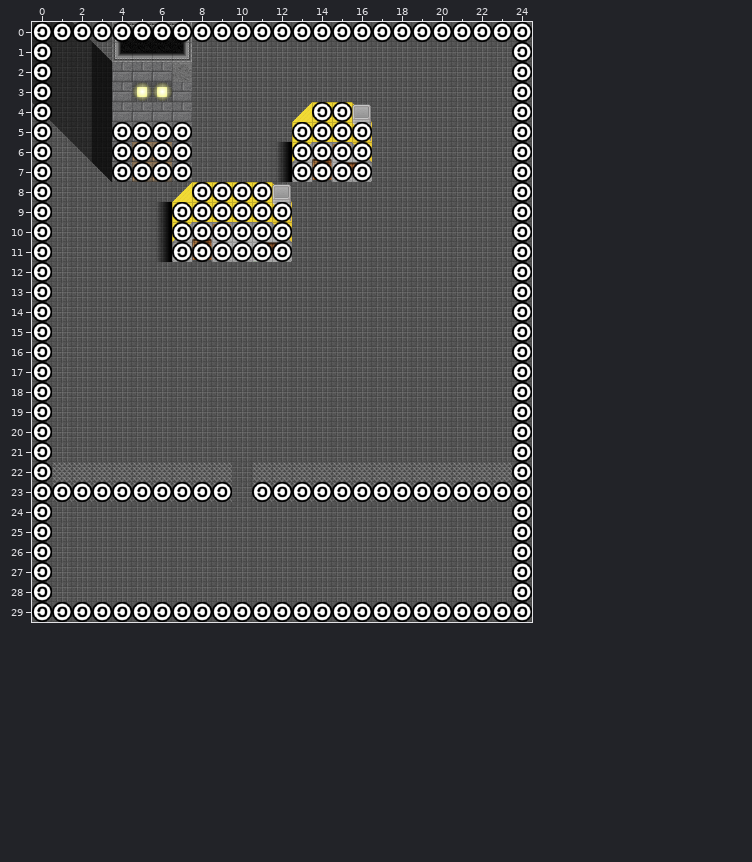
Tiled map, stored at data/village.tmx. Above is the file before it was changed.
Cells are 32x32 px. Shown: x 0..24, y 0..29.
And afterwards:
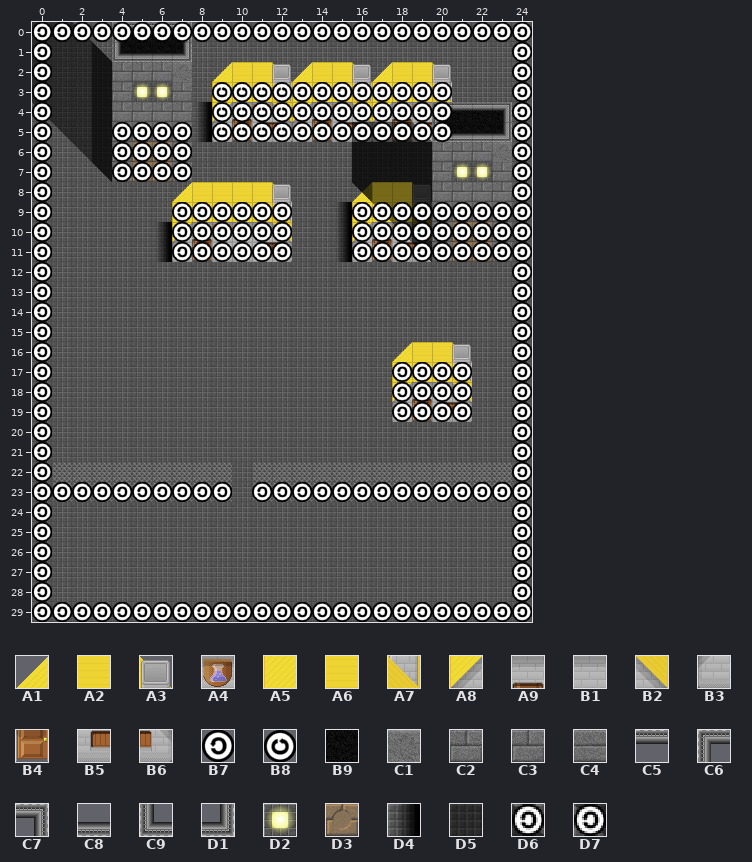
Key: from "Untitled": A1 435, A2 436, A3 438, A4 441, A5 450, A6 451, A7 453, A8 465, A9 466, B1 467, B2 468, B3 480 "solid", B4 481 "solid", B5 482 "solid", B6 483 "solid", B7 569 "solid", B8 569 turned 90 "solid"; from "futuristic": B9 37, C1 69, C2 76, C3 77, C4 82, C5 212, C6 213, C7 215, C8 219, C9 220, D1 222, D2 233, D3 272, D4 312, D5 313, D6 314, D7 315.
__ is an empty cell, .. an unchanged one.
Tiles of an added or newly shown layer are drawn over the layers below it.
See-through tiles are keyed as they look on the map.
Changes in this commit:
--- layer "city"
@@ x 9..20 @@
- 2 __ .. .. __ .. .. .. .. .. .. .. ..
- 3 __ __ __ __ __ __ __ __ __ __ __ __
- 4 __ __ __ __ A1 A2 A2 A3 __ __ __ ..
- 5 __ __ __ __ A5 A6 A6 A7 __ __ __ ..
- 6 .. .. .. .. A8 A9 A4 B2 .. .. .. ..
- 7 .. .. .. .. B3 B4 B5 B6 .. .. .. ..
+ 2 A1 .. .. A3 .. .. .. .. .. .. .. ..
+ 3 A5 A6 A6 A7 A5 A6 A6 A7 A5 A6 A6 A7
+ 4 A8 A9 A4 B2 A8 A9 A4 B2 A8 A9 A4 ..
+ 5 B3 B4 B5 B6 B3 B4 B5 B6 B3 B4 B5 ..
+ 6 .. .. .. .. __ __ __ __ .. .. .. ..
+ 7 .. .. .. .. __ __ __ __ .. .. .. ..
@@ x 16..23 @@
- 9 __ __ __ __ __ __ __ __
-10 __ __ __ __ __ __ __ __
-11 __ __ __ __ __ __ __ __
+ 9 A5 A6 A6 A7 C3 C3 C3 C3
+10 A8 A9 A4 B2 C3 D3 D3 C3
+11 B3 B4 B5 B6 C4 D3 D3 C4
@@ x 18..21 @@
-16 __ .. .. __
-17 __ __ __ __
-18 __ __ __ __
-19 __ __ __ __
+16 A1 .. .. A3
+17 A5 A6 A6 A7
+18 A8 A9 B1 B2
+19 B3 B4 B5 B6
--- layer "city_upper"
@@ x 9..12 @@
- 2 __ .. .. __
+ 2 A1 .. .. A3
@@ x 7..23 @@
- 4 .. .. .. .. .. .. .. .. .. .. .. .. .. __ __ __ __
- 5 .. .. .. .. .. .. .. .. .. .. .. .. .. __ __ __ __
- 6 .. .. .. .. .. .. .. .. .. .. .. .. .. __ __ __ __
- 7 .. .. .. .. .. .. .. .. .. .. .. .. .. __ .. .. __
- 8 __ __ __ __ __ .. .. .. .. .. .. .. .. __ __ __ __
+ 4 .. .. .. .. .. .. .. .. .. .. .. .. .. B9 B9 B9 B9
+ 5 .. .. .. .. .. .. .. .. .. .. .. .. .. B9 B9 B9 B9
+ 6 .. .. .. .. .. .. .. .. .. .. .. .. .. C2 C2 C2 C1
+ 7 .. .. .. .. .. .. .. .. .. .. .. .. .. C2 .. .. C2
+ 8 A1 A2 A2 A2 A2 .. .. .. .. .. .. .. .. C2 C2 C2 C2
--- layer "city_rooftop"
@@ x 9..20 @@
- 2 __ __ __ __ __ __ __ __ __ __ __ __
+ 2 A1 A2 A2 A3 A1 A2 A2 A3 A1 A2 A2 A3
@@ x 6..23 @@
- 4 .. .. __ .. .. .. .. .. .. .. .. .. .. .. __ __ __ __
- 5 .. .. __ .. .. .. .. .. .. .. .. .. .. .. __ __ __ __
- 6 .. .. .. .. .. .. D4 .. .. .. .. .. .. .. .. .. .. ..
- 7 .. .. .. .. .. .. D4 .. .. .. .. .. .. .. .. __ __ ..
- 8 .. .. .. .. .. .. .. .. .. .. __ __ __ __ .. .. .. ..
- 9 D4 .. .. .. .. .. .. .. .. __ .. .. .. __ .. .. .. ..
-10 .. .. .. .. .. .. .. .. .. __ .. .. .. __ .. .. .. ..
-11 .. .. .. .. .. .. .. .. .. __ .. .. .. __ .. .. .. ..
+ 4 .. .. D4 .. .. .. .. .. .. .. .. .. .. .. C6 C5 C5 C7
+ 5 .. .. D4 .. .. .. .. .. .. .. .. .. .. .. C9 C8 C8 D1
+ 6 .. .. .. .. .. .. __ .. .. .. .. .. .. .. .. .. .. ..
+ 7 .. .. .. .. .. .. __ .. .. .. .. .. .. .. .. D2 D2 ..
+ 8 .. .. .. .. .. .. .. .. .. .. A1 A2 A2 A3 .. .. .. ..
+ 9 __ .. .. .. .. .. .. .. .. D4 .. .. .. D5 .. .. .. ..
+10 .. .. .. .. .. .. .. .. .. D4 .. .. .. D5 .. .. .. ..
+11 .. .. .. .. .. .. .. .. .. D4 .. .. .. D7 .. .. .. ..
@@ x 18..21 @@
-16 __ __ __ __
+16 A1 A2 A2 A3
--- layer "shadow_Tallbuilding_right" (added)
@@ x 16..19 @@
- 5 __ __ __ __
- 6 __ __ __ __
- 7 __ __ __ __
- 8 __ __ __ __
- 9 .. __ __ __
-10 .. .. __ __
-11 .. .. .. __
+ 5 D5 D5 D5 D6
+ 6 D5 D5 D5 D5
+ 7 D5 D5 D5 D5
+ 8 D7 D5 D5 D5
+ 9 .. D7 D5 D5
+10 .. .. D7 D5
+11 .. .. .. D7
--- layer "shadow2_tallbuilding_right" (added)
@@ x 16..19 @@
- 6 __ __ __ __
- 7 __ __ __ __
- 8 __ .. .. __
+ 6 D5 D5 D5 D5
+ 7 D5 D5 D5 D5
+ 8 D7 .. .. D5
--- layer "collision"
@@ x 8..23 @@
- 3 .. __ __ __ __ __ __ __ __ __ __ __ __ .. .. ..
- 4 .. __ __ __ __ __ .. .. __ __ __ __ __ .. .. ..
- 5 .. __ __ __ __ .. .. .. .. __ __ __ __ .. .. ..
- 6 .. .. .. .. .. B7 B7 B7 B7 .. .. .. .. .. .. ..
- 7 .. .. .. .. .. B7 B7 B7 B7 .. .. .. .. .. .. ..
- 8 B7 B7 B7 B7 .. .. .. .. .. .. .. .. .. .. .. ..
- 9 .. .. .. .. .. .. .. .. __ __ __ __ __ __ __ __
-10 .. .. .. .. .. .. .. .. __ __ __ __ __ __ __ __
-11 .. .. .. .. .. .. .. .. __ __ __ __ __ __ __ __
+ 3 .. B8 B8 B8 B8 B7 B7 B7 B7 B7 B7 B7 B7 .. .. ..
+ 4 .. B8 B8 B8 B8 B7 .. .. B7 B7 B7 B7 B7 .. .. ..
+ 5 .. B8 B8 B8 B8 .. .. .. .. B7 B7 B7 B7 .. .. ..
+ 6 .. .. .. .. .. __ __ __ __ .. .. .. .. .. .. ..
+ 7 .. .. .. .. .. __ __ __ __ .. .. .. .. .. .. ..
+ 8 __ __ __ __ .. .. .. .. .. .. .. .. .. .. .. ..
+ 9 .. .. .. .. .. .. .. .. B7 B7 B7 B7 B7 B7 B7 B7
+10 .. .. .. .. .. .. .. .. B7 B7 B7 B7 B7 B7 B7 B7
+11 .. .. .. .. .. .. .. .. B7 B7 B7 B7 B7 B7 B7 B7
@@ x 18..21 @@
-17 __ __ __ __
-18 __ __ __ __
-19 __ __ __ __
+17 B7 B7 B7 B7
+18 B7 B7 B7 B7
+19 B7 B7 B7 B7
Where, in picture pixels (left, top, right, bottom), the same in both pictures:
changed: (157, 62, 512, 262)
added: (392, 342, 472, 422)
